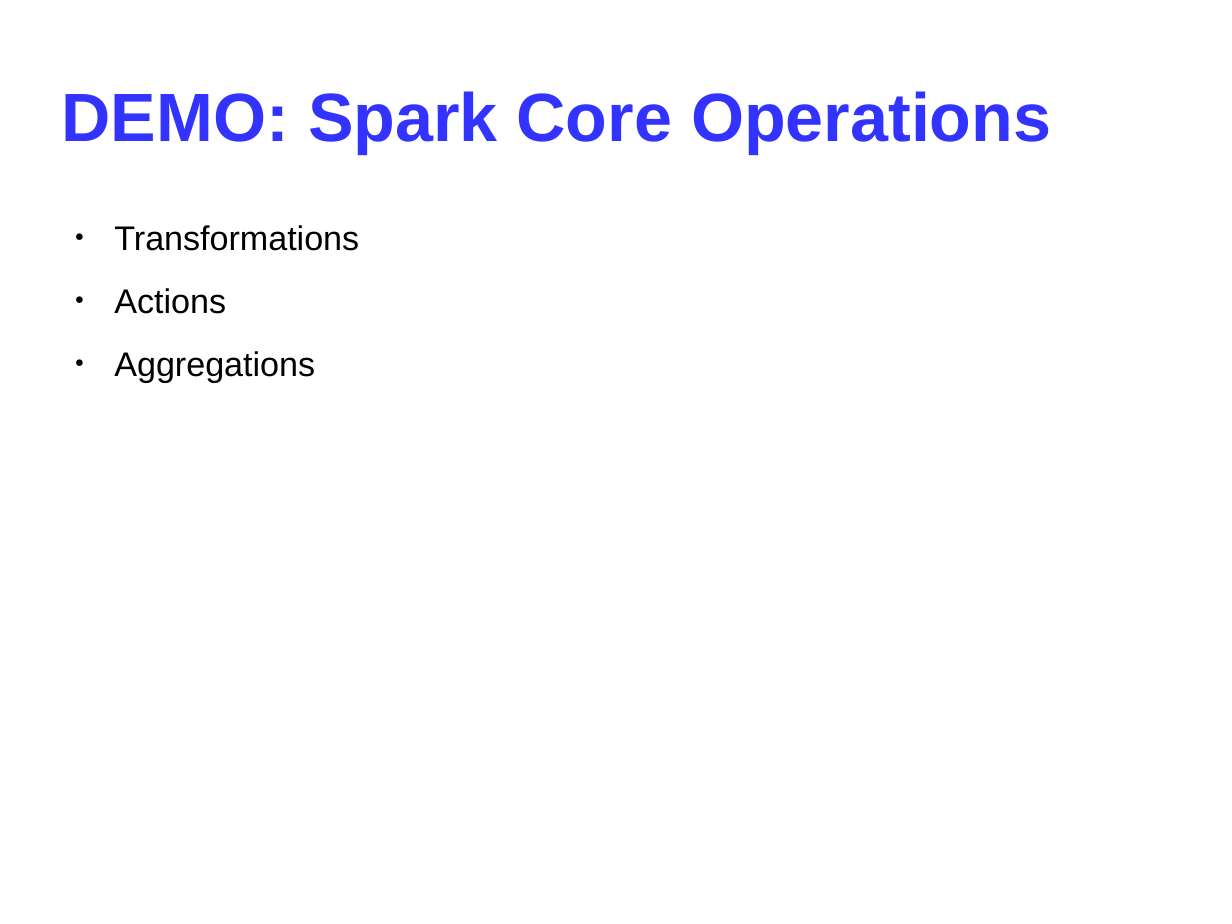
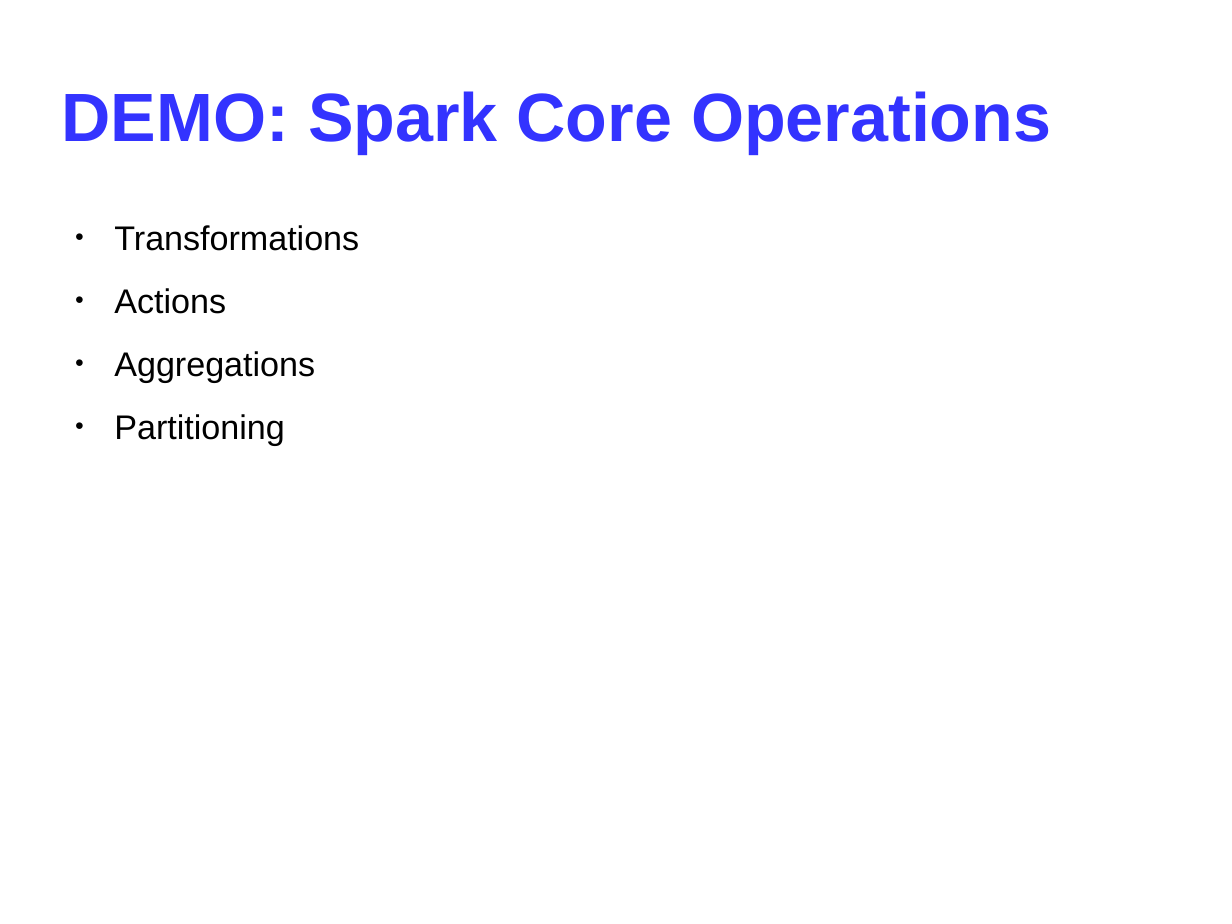
Before and after one commit to ichMaster/ich_dev, a slide deck: slide 17 of pyspark/presentation/Spark.odp. Drawn at 1232x924 pixels with LibreOffice and Linux fonts; fonts in the diff are those of the drawing. Boxes give left, top, right and bottom in pixels: in the first picture for what was removed or moved away, otherwise in the second. Text is boxed around its words. In the diff, an @@ line names an element or a change of style, - is before the commit and + after.

Commit message:
presentation about Spark

```diff
--- a/pyspark/presentation/Spark.odp
+++ b/pyspark/presentation/Spark.odp
@@ text at (114,414,284,445): paragraph added @@
+● Partitioning
```
Also in this commit, not shown: 10 other slides changed, 1 other file.
